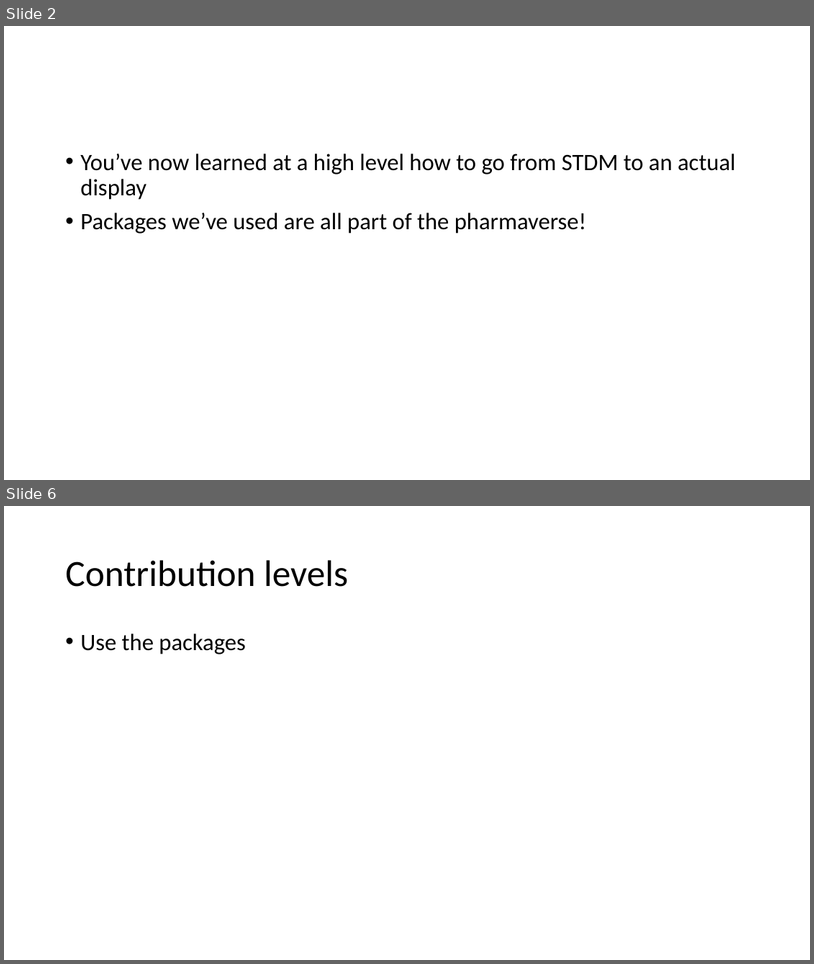
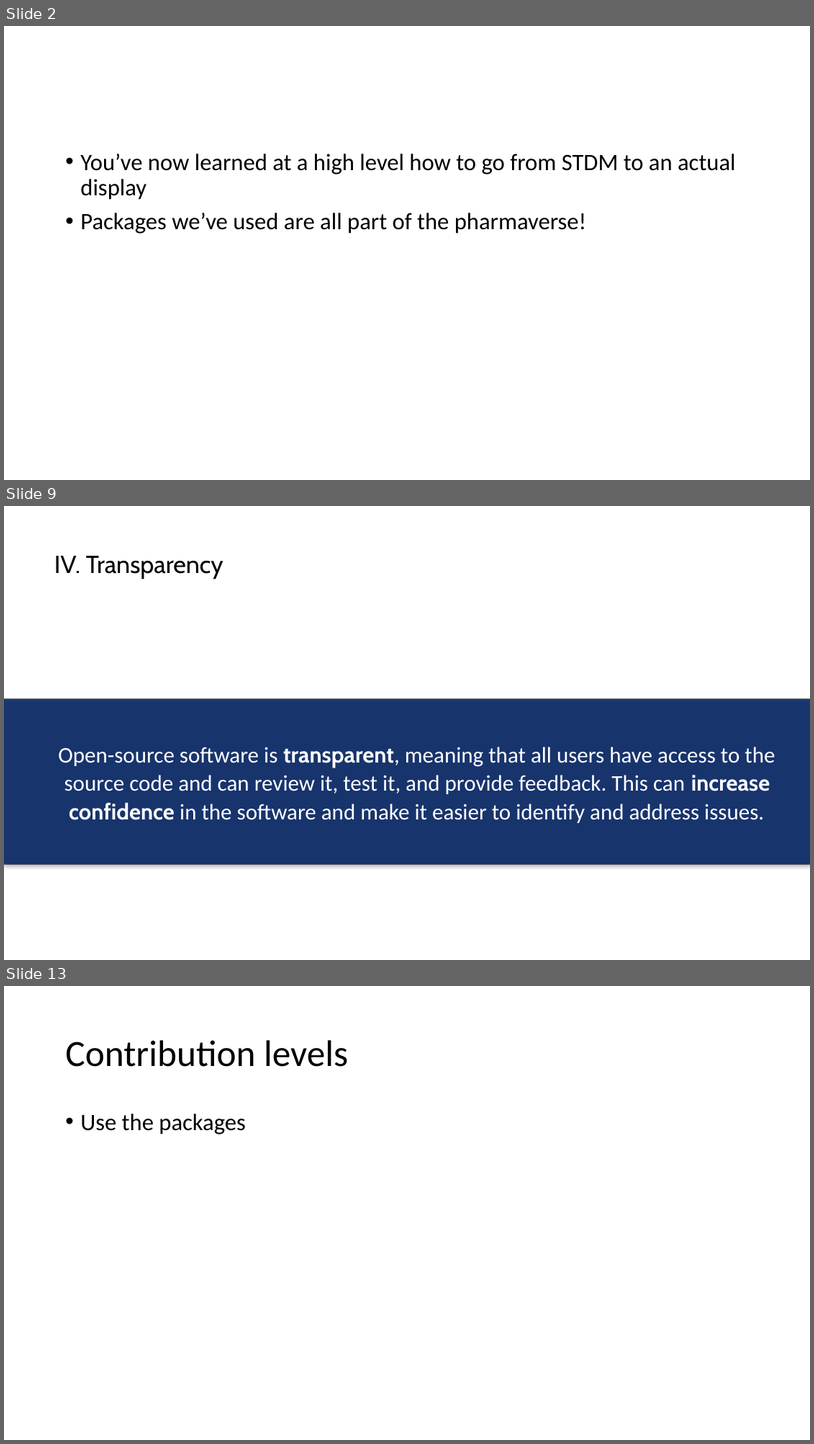
Before and after one commit to posit-conf-2023/r-pharma, a slide deck: 04-pharmaverse/04-Contributing_To_The_Pharmaverse.pptx. Shown one above the other, each under a label of ours: slides 2 and 6 before the commit, slides 2, 9 and 13 after it; the slides between them are not shown. The pictures are 814x964 and 814x1444 pixels, drawn with LibreOffice and Linux fonts; fonts in the diff are those of the drawing; grey boxes stand for pictures. Boxes give left, top, right and bottom in pixels: in the first picture for what was removed or moved away, otherwise in the second. Text is boxed around its words. In the diff, an @@ line names an element or a change of style, - is before the commit and + after.

```diff
--- a/04-pharmaverse/04-Contributing_To_The_Pharmaverse.pptx
+++ b/04-pharmaverse/04-Contributing_To_The_Pharmaverse.pptx
@@ slide 9 added at (4, 506, 810, 960), background #FFFFFF @@
@@ title added at (54, 556, 224, 579), 29.3 pt, text #000000 @@
+IV. Transparency
@@ picture added at (4, 699, 810, 864) @@
@@ rectangle added at (4, 699, 810, 864), fill #022366 at 85% opacity @@
@@ text added at (58, 746, 775, 823), 26.7 pt, text #FFFFFF @@
+Open-source software is transparent, meaning that all users have access to the source code and can review it, test it, and provide feedback. This can increase confidence in the software and make it easier to identify and address issues.
@@ what was slide 6 is now slide 13 @@
```
Also in this commit, not shown: 9 slides changed, 7 other slides added, 1 slide removed.
